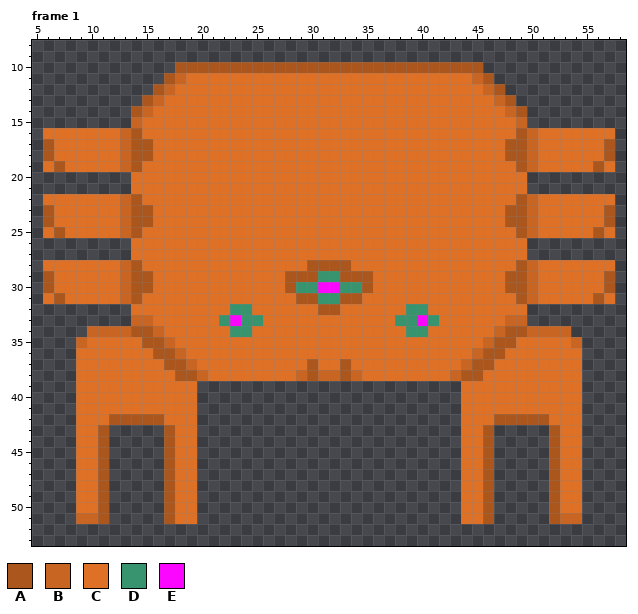
Edited in one commit: pixel-art file (aseprite/crab.aseprite). The picture above was drawn from the file before the commit.
64x64 pixels, 5 frames. Shown: frame 1: x 5..58, y 8..53. The commit also changed other frames, which this record leaves out.
Palette (. is transparent): A #ab561d  B #c96522  C #df7126  D #37946e  E #fb07ff
Pixels before, frame 1, first column x 6:
10 ............AAAAAAAAAAAAAAAAAAAAAAAAAAAA............
11 ...........ABCCCCCCCCCCCCCCCCCCCCCCCCCCBA...........
12 ..........ABCCCCCCCCCCCCCCCCCCCCCCCCCCCCBA..........
13 .........ABCCCCCCCCCCCCCCCCCCCCCCCCCCCCCCBA.........
14 ........ABCCCCCCCCCCCCCCCCCCCCCCCCCCCCCCCCBA........
15 ........BCCCCCCCCCCCCCCCCCCCCCCCCCCCCCCCCCCB........
16 CCCCCCCBACCCCCCCCCCCCCCCCCCCCCCCCCCCCCCCCCCABCCCCCCC
17 ACCCCCCBAACCCCCCCCCCCCCCCCCCCCCCCCCCCCCCCCAABCCCCCCA
18 ACCCCCCBAACCCCCCCCCCCCCCCCCCCCCCCCCCCCCCCCAABCCCCCCA
19 CACCCCCBACCCCCCCCCCCCCCCCCCCCCCCCCCCCCCCCCCABCCCCCAC
20 ........CCCCCCCCCCCCCCCCCCCCCCCCCCCCCCCCCCCC........
21 ........CCCCCCCCCCCCCCCCCCCCCCCCCCCCCCCCCCCC........
22 CCCCCCCBACCCCCCCCCCCCCCCCCCCCCCCCCCCCCCCCCCABCCCCCCC
23 ACCCCCCBAACCCCCCCCCCCCCCCCCCCCCCCCCCCCCCCCAABCCCCCCA
24 ACCCCCCBAACCCCCCCCCCCCCCCCCCCCCCCCCCCCCCCCAABCCCCCCA
25 CACCCCCBACCCCCCCCCCCCCCCCCCCCCCCCCCCCCCCCCCABCCCCCAC
26 ........CCCCCCCCCCCCCCCCCCCCCCCCCCCCCCCCCCCC........
27 ........CCCCCCCCCCCCCCCCCCCCCCCCCCCCCCCCCCCC........
28 CCCCCCCBACCCCCCCCCCCCCCCAAAACCCCCCCCCCCCCCCABCCCCCCC
29 ACCCCCCBAACCCCCCCCCCCCAAADDAAACCCCCCCCCCCCAABCCCCCCA
30 ACCCCCCBAACCCCCCCCCCCCADDEEDDACCCCCCCCCCCCAABCCCCCCA
31 CACCCCCBACCCCCCCCCCCCCCAADDAACCCCCCCCCCCCCCABCCCCCAC
32 ........CCCCCCCCCDDCCCCCCAACCCCCCDDCCCCCCCCC........
33 ........BBCCCCCCDEDDCCCCCCCCCCCCDDEDCCCCCCBB........
34 ....BBBBAABCCCCCCDDCCCCCCCCCCCCCCDDCCCCCCBAABBBB....
35 ...BCCCCCAABCCCCCCCCCCCCCCCCCCCCCCCCCCCCBAACCCCCB...
36 ...CCCCCCCAABCCCCCCCCCCCCCCCCCCCCCCCCCCBAACCCCCCC...
37 ...CCCCCCCCAABCCCCCCCCCCACCACCCCCCCCCCBAACCCCCCCC...
38 ...CCCCCCCCCAABCCCCCCCCBABBABCCCCCCCCBAACCCCCCCCC...
39 ...CCCCCCCCCCC........................CCCCCCCCCCC...
40 ...CCCCCCCCCCC........................CCCCCCCCCCC...
41 ...CCCCCCCCCCC........................CCCCCCCCCCC...
42 ...CCCAAAAACCC........................CCCAAAAACCC...
43 ...CCA.....ACC........................CCA.....ACC...
44 ...CCA.....ACC........................CCA.....ACC...
45 ...CCA.....ACC........................CCA.....ACC...
46 ...CCA.....ACC........................CCA.....ACC...
47 ...CCA.....ACC........................CCA.....ACC...
48 ...CCA.....ACC........................CCA.....ACC...
49 ...CCA.....ACC........................CCA.....ACC...
50 ...CCA.....ACC........................CCA.....ACC...
51 ...BBA.....ACC........................CCA.....ABB...
After:
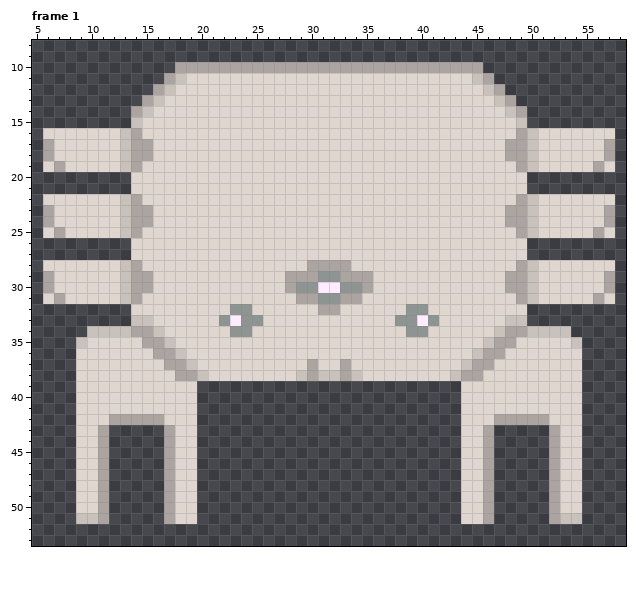
Diff:
colour A: #ab561d -> #aba4a0
colour B: #c96522 -> #c9c1bc
colour C: #df7126 -> #dfd6d0
colour D: #37946e -> #8d9491
colour E: #fb07ff -> #ffebff
Changed places in both pictures, as pixel boxes (x1, y1, x2, y2):
changed: (43, 62, 615, 524)
